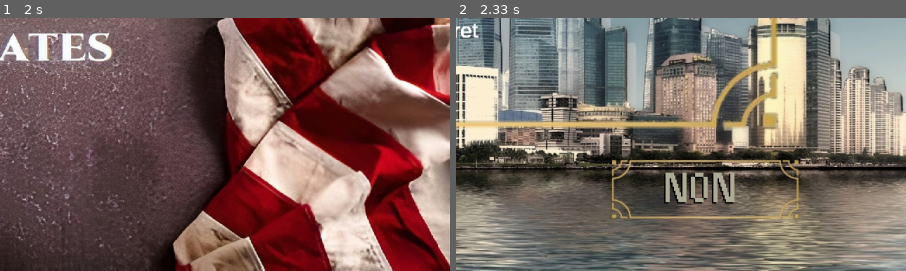
Above: before the commit, frames 1-2 (left to right).
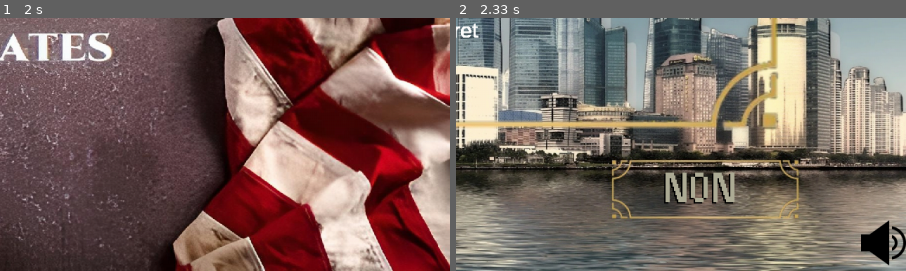
Above: after the commit, the same moments.

Repository: QuentinBubu/trophees-nsi-2022
Game: pygame game, started from main.py
The game is run twice, just before and just after one commit, with the same random seed, the same clock (stepped at 60 frames per second) and the same inputs.
Inputs (mouse positions are % of the whole screen's width and height, from its top left):
- Up to frame 1 (2 s): click (45, 76) at 1.88 s
- Up to frame 2 (2.33 s): click (36, 29) at 2.22 s
The pictures show only the part of the screen within x 50-100%, y 50-100%; the shares and areas given below are measured in that part.

Frame 1 is identical in both runs. In frame 2, 0.9% of the frame differs, in the area x 90-100%, y 79-99%.

Commit message:
Ajout de muisique

Diff:
--- a/main.py
+++ b/main.py
@@ -31,12 +31,18 @@
 
 interragibles = [
     Bouton(pourcentage(0.225, 0.79, screen), (120, 60), "image/oui.png", "image/oui_c.png", g.retour_true),
-    Bouton(pourcentage(0.725, 0.8, screen), (120, 60), "image/non.png", "image/non_c.png", g.retour_false)
+    Bouton(pourcentage(0.725, 0.8, screen), (120, 60), "image/non.png", "image/non_c.png", g.retour_false),
+]
+
+sound = [
+    Bouton(pourcentage(0.95, 0.9, screen), (64, 64), "image/mute.png", "image/mute.png", screen.play_music),
+    Bouton(pourcentage(0.95, 0.9, screen), (64, 64), "image/sound.png", "image/sound.png", screen.stop_music)
 ]
 
 ################################################################################
 
 once = True
+
 
 while ouvert:               #Boucle qui garde la fenêtre ouverte
 
@@ -47,6 +53,10 @@
         sleep(2) # temps de faux chargement
         screen.set_fond('image/temp_debut.jpg')
         ecran = screen.PROLOGUE
+        screen.play_music()
+        sound[1].actualiser(screen)
+        sound[0].set_pos(pourcentage(0.95, 0.9, screen))
+        sound[1].set_pos(pourcentage(0.95, 0.9, screen))
 
     for event in pygame.event.get():                #Boucle qui va vérifier les actions du joueur (clique, clavier...)
         if event.type == pygame.QUIT:               #le joueur quitte le jeu
@@ -60,6 +70,7 @@
             screen.set_fond()
             interragibles[0].set_pos(pourcentage(0.225, 0.79, screen))
             interragibles[1].set_pos(pourcentage(0.725, 0.8, screen))
+            sound[screen.music].set_pos(pourcentage(0.95, 0.9, screen))
             jauge_leg.set_pos((pourcentage(0.3 ,0.05 ,screen)))
             jauge_jus.set_pos((pourcentage(0.525, 0.05 , screen)))
             jauge_pop.set_pos((pourcentage(0.75, 0.05, screen)))
@@ -69,9 +80,10 @@
 
             # click gauche :
             if event.button == 1:
-                for bouton in interragibles:
+                for bouton in interragibles and sound:
                     # Si le bouton est clické, alors sont état est clické
                     bouton.set_clicked(bouton.is_clicked())
+
 
         # lacher le clic
         if event.type == pygame.MOUSEBUTTONUP:
@@ -98,6 +110,10 @@
                                     screen.set_fond('image/justice_out.webp')
                                     arret = (True, T_FIN_PRISON, (0.3, 0.2), ROUGE)
                                     bouton.set_clicked(False)
+                    for bouton in sound:
+                        if bouton.is_clicked() and not arret:
+                            bouton.click()
+                            bouton.set_clicked(False)
 
     if ecran == screen.PROLOGUE:                        #Ecran de prologue
         afficher_text(T_PROLOGUE, screen, screen.font, screen.PROLOGUE, (0.5, 0.5), True, BLANC)
@@ -119,6 +135,8 @@
             for i in interragibles: # Ajout des boutons oui/non
                 i.actualiser(screen)
                 i.set_clicked(False)
+            sound[screen.music].actualiser(screen)
+            sound[screen.music].set_clicked(False)
             # Et on remplace par les nouvelles infos
             afficher_text(g.grade.capitalize(), screen, screen.font50, GRADE, (0.12, 0.055))
             afficher_text(evenement[1]['titre'], screen, screen.font, EVENT)
--- a/src/screen.py
+++ b/src/screen.py
@@ -110,3 +110,12 @@
                 if event.type == pygame.MOUSEBUTTONDOWN:
                     stop = True
         return False
+
+    def play_music(self):
+        pygame.mixer.music.load(__file__[::14] + '/../sound/MonplaisirS1L24.mp3')
+        pygame.mixer.music.play(-1)
+        self.music = 1
+
+    def stop_music(self):
+        pygame.mixer.music.stop()
+        self.music = 0
Binary file added: image/logo_500x500_philigram.jpg
Binary file added: image/logo_carre.jpg
Binary file added: image/mute.png
Binary file added: image/sound.png
Not shown, added: sound/MonplaisirS1L24.mp3
